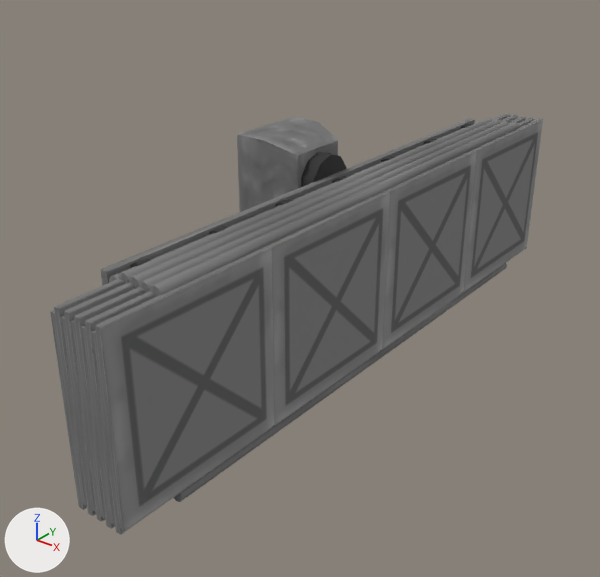
Two versions of the FBX model Unity/Assets/Models/MOLESolarPanel.FBX, one commit apart.
Camera for both pictures: a 50 mm lens placed at (1.359, -1.664, 0.695), pointed at (0.113, -0.107, -0.27). Every picture has the same lights, and +X, +Y and +Z are marked at lower left. Objects named as collision shapes, trigger or cutter boxes, shadow casters or lower levels of detail are left out. Where no turn or scale is listed for an object, it has been applied to the vertices.

The first picture shows 'Hinge003', 'Hinge005', 'Hinge007', 'Hinge009', 'Hinge010', 'Mast', 'MountingPoint', 'Panel001', 'Panel002', 'Panel003', 'Panel004', 'Panel005', 'Panel006', 'Panel007', 'Panel008', 'Panel009', 'Panel010'.
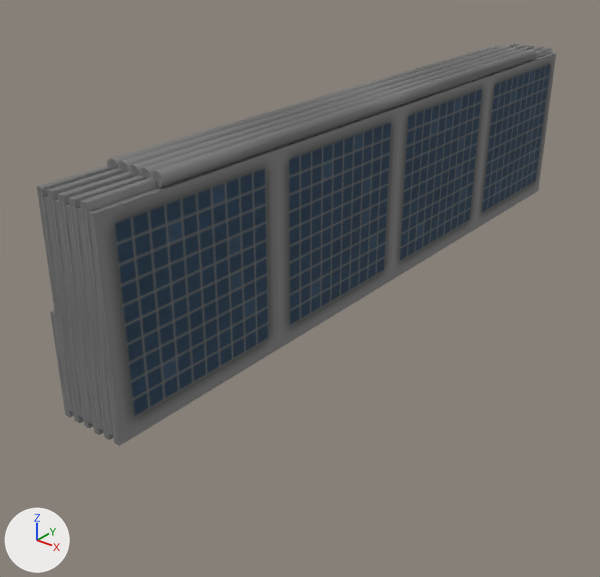
Changed parts and their boxes (x1, y1, x2, y2) in the pictures (600 x 577 px; the box of a moved part takes in the faces that stretch with it):
'Panel011', added
    after: (87, 53, 556, 446)
'Panel010', moved
    before: (95, 119, 543, 531)
    after: (80, 47, 552, 436)
'Hinge009', moved
    before: (149, 123, 519, 297)
    after: (139, 48, 527, 179)
'Hinge011', added
    after: (150, 49, 537, 188)
'Hinge005', moved
    before: (129, 119, 501, 289)
    after: (117, 46, 509, 173)
'Hinge007', moved
    before: (139, 121, 509, 293)
    after: (128, 47, 518, 177)
'Hinge003', moved
    before: (119, 118, 493, 284)
    after: (107, 45, 500, 170)
'Panel006', moved
    before: (74, 116, 526, 519)
    after: (58, 45, 535, 425)
'Panel008', moved
    before: (85, 118, 535, 525)
    after: (69, 47, 544, 430)
'Panel004', moved
    before: (64, 115, 518, 513)
    after: (47, 44, 526, 419)
'Panel002', moved
    before: (54, 113, 510, 507)
    after: (37, 43, 518, 414)
'Hinge010', moved (not visible afterwards)
    before: (174, 263, 507, 502)
'Panel009', moved
    before: (91, 254, 518, 535)
    after: (76, 207, 114, 440)
'Panel007', moved
    before: (81, 325, 115, 529)
    after: (65, 204, 104, 435)
'Panel005', moved
    before: (70, 319, 105, 522)
    after: (54, 199, 93, 428)
'Panel003', moved
    before: (60, 315, 96, 516)
    after: (43, 196, 84, 423)
'Panel001', mesh rescaled
    before: (50, 310, 87, 510)
    after: (50, 310, 74, 418)
part 1 of me_mesh_003, moved or reshaped
    before: (65, 413, 87, 510)
    after: (50, 312, 74, 418)
'MountingPoint', unchanged, covered by the edit
    before: (237, 117, 338, 212)
'Mast', unchanged, covered by the edit
    before: (101, 119, 475, 286)

Edits to the bpy script that builds the scene:
```text
Change me_mesh_003:
    where me_mesh_003.from_pydata(...)  # 20 vertices, 18 faces; spans x -0.01..0.01, y -0.9..0.9, z -0.23..0.23
    used by ob_panel001; location = (0.175, 0.0, -0.225)
    me_mesh_003 part 1: the whole mesh is scaled about its middle by (1, 1, 0.5), then moved by (0.0, 0.0, 0.11)
Add me_mesh_022_1:
    me_mesh_022_1.from_pydata(...)  # a 10-sided cylinder along y spanning x -0.015..0.015, y -0.75..0.75, z -0.016..0.016
    me_mesh_022_1.materials.append(mat_material__2)  # picture img_mole_png
Add me_mesh_023_1:
    me_mesh_023_1.from_pydata(...)  # 20 vertices, 18 faces; spans x -0.01..0.01, y -0.9..0.9, z -0.22..0.22
    me_mesh_023_1.materials.append(mat_material__2)  # picture img_mole_png
Change ob_panel003:
    ob_panel003.location: (0.205, 0.0, -0.226) -> (0.205, 0.0, 0.0)
Change ob_panel006:
    ob_panel006.location: (0.247, 0.0, -0.211) -> (0.247, 0.0, 0.015)
Change ob_panel009:
    ob_panel009.location: (0.291, 0.0, -0.225) -> (0.291, 0.0, 0.0)
Change ob_panel005:
    ob_panel005.location: (0.233, 0.0, -0.225) -> (0.233, 0.0, 0.001)
Change ob_panel008:
    ob_panel008.location: (0.276, 0.0, -0.211) -> (0.276, 0.0, 0.015)
Change ob_hinge009:
    ob_hinge009.location: (0.284, 0.0, 0.015) -> (0.284, 0.0, 0.24)
Change ob_hinge010:
    ob_hinge010.location: (0.298, 0.0, -0.45) -> (0.298, 0.0, -0.225)
Change ob_hinge007:
    ob_hinge007.location: (0.255, 0.0, 0.014) -> (0.255, 0.0, 0.24)
Change ob_panel010:
    ob_panel010.location: (0.305, 0.0, -0.21) -> (0.305, 0.0, 0.016)
Change ob_hinge003:
    ob_hinge003.location: (0.197, 0.0, 0.015) -> (0.197, 0.0, 0.24)
Change ob_panel004:
    ob_panel004.location: (0.218, 0.0, -0.21) -> (0.218, 0.0, 0.016)
Change ob_panel002:
    ob_panel002.location: (0.19, 0.0, -0.21) -> (0.19, 0.0, 0.016)
Change ob_hinge005:
    ob_hinge005.location: (0.226, 0.0, 0.015) -> (0.226, 0.0, 0.241)
Change ob_panel007:
    ob_panel007.location: (0.262, 0.0, -0.227) -> (0.262, 0.0, -0.001)
Add ob_hinge011:
    ob_hinge011 = bpy.data.objects.new('Hinge011', me_mesh_022_1)
    ob_hinge011.location = (0.312, 0.0, 0.241)
Add ob_panel011:
    ob_panel011 = bpy.data.objects.new('Panel011', me_mesh_023_1)
    ob_panel011.location = (0.32, 0.0, 0.001)
```
